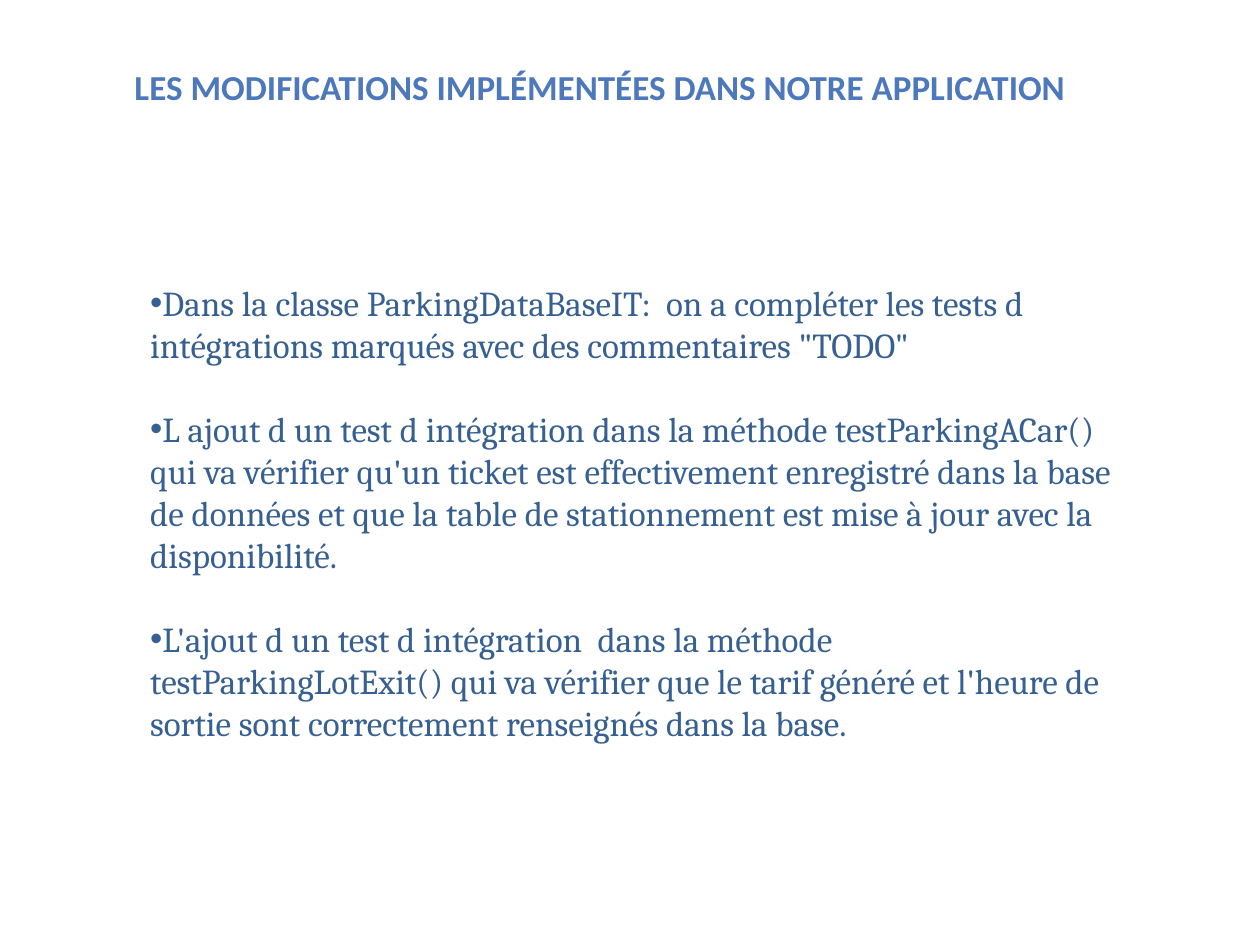
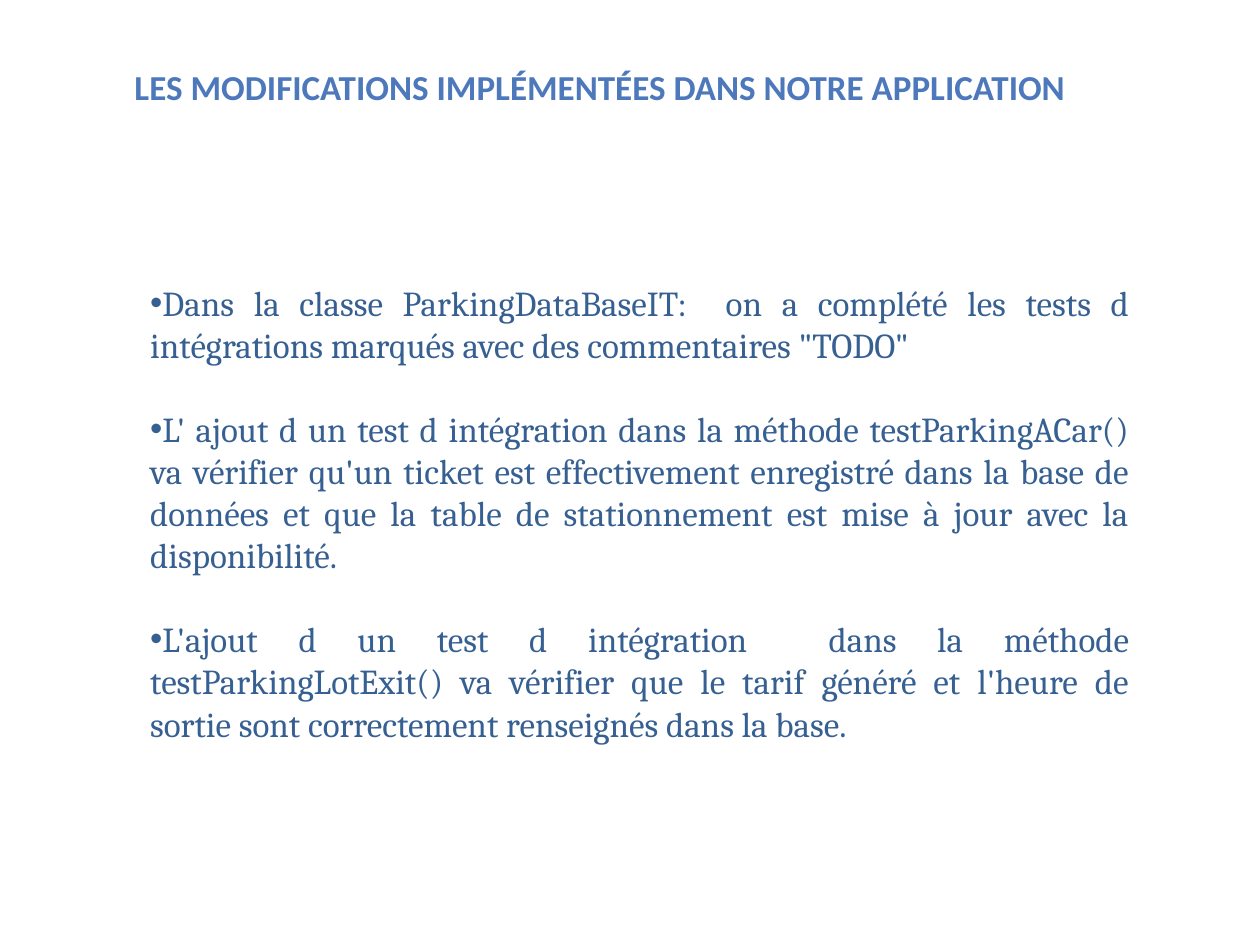
Before and after one commit to KalouiSanaa/P5, a slide deck: slide 7 of p5_kaloui-sanaa-presentation.pptx. Drawn at 1260x945 pixels with LibreOffice and Linux fonts; fonts in the diff are those of the drawing; background and template pictures are left out. Boxes give left, top, right and bottom in pixels: in the first picture for what was removed or moved away, otherwise in the second. Text is boxed around its words. In the diff, an @@ line names an element or a change of style, - is before the commit and + after.

```diff
--- a/p5_kaloui-sanaa-presentation.pptx
+++ b/p5_kaloui-sanaa-presentation.pptx
@@ text at <box>150,291,1129,745</box>: text changed @@
-• Dans la classe ParkingDataBaseIT: on a compléter les tests d intégrations marqués avec des commentaires "TODO"
-• L ajout d un test d intégration dans la méthode testParkingACar() qui va vérifier qu'un ticket est effectivement enregistré dans la base de données et que la table de stationnement est mise à jour avec la disponibilité.
-• L'ajout d un test d intégration dans la méthode testParkingLotExit() qui va vérifier que le tarif généré et l'heure de sortie sont correctement renseignés dans la base.
+• Dans la classe ParkingDataBaseIT: on a complété les tests d intégrations marqués avec des commentaires "TODO"
+• L' ajout d un test d intégration dans la méthode testParkingACar() va vérifier qu'un ticket est effectivement enregistré dans la base de données et que la table de stationnement est mise à jour avec la disponibilité.
+• L'ajout d un test d intégration dans la méthode testParkingLotExit() va vérifier que le tarif généré et l'heure de sortie sont correctement renseignés dans la base.
```
Also in this commit, not shown: 8 other slides changed, 30 other files.
